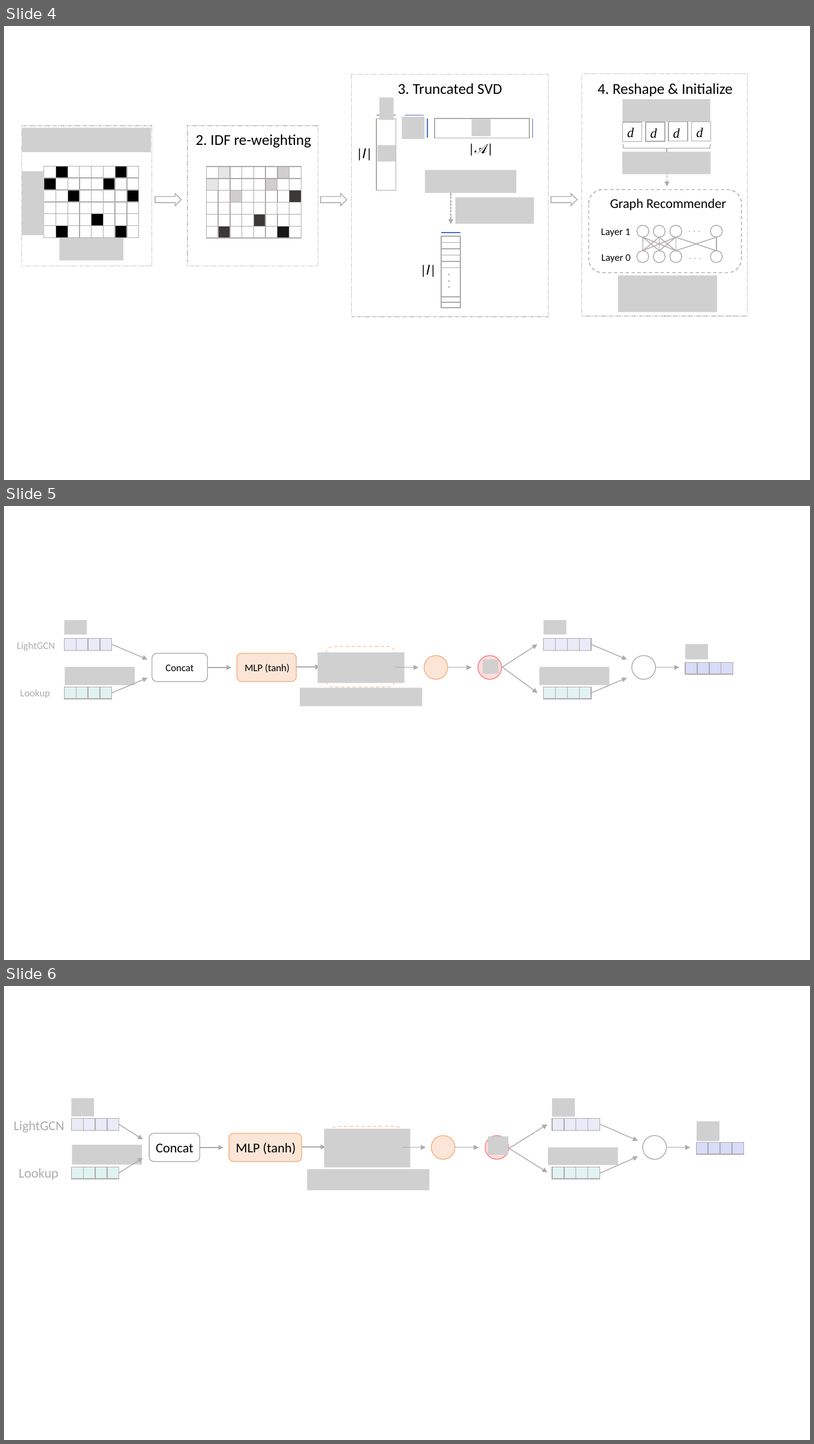
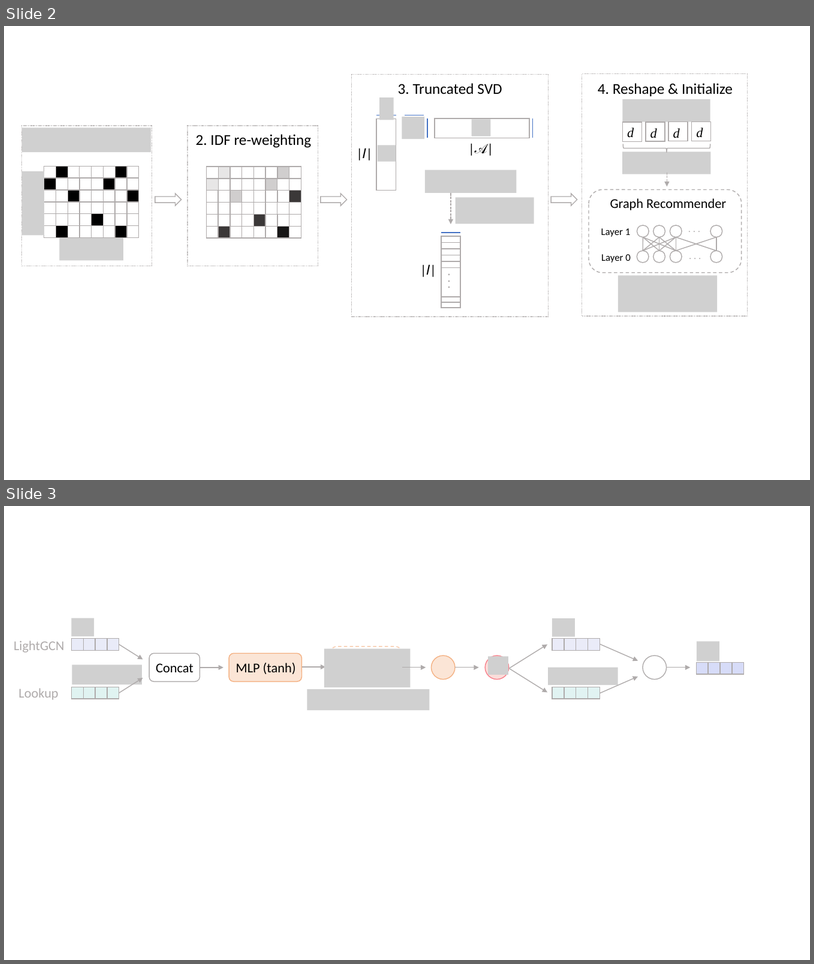
Before and after one commit to beckyhsuxp/RA-GARK, a slide deck: Document/graph/gragh.pptx. Shown one above the other, each under a label of ours: slides 4, 5 and 6 before the commit, slides 2 and 3 after it. The pictures are 814x1444 and 814x964 pixels, drawn with LibreOffice and Linux fonts; fonts in the diff are those of the drawing; grey boxes stand for pictures; background and template pictures are left out. Boxes give left, top, right and bottom in pixels: in the first picture for what was removed or moved away, otherwise in the second. Text is boxed around its words. In the diff, an @@ line names an element or a change of style, - is before the commit and + after.

```diff
--- a/Document/graph/gragh.pptx
+++ b/Document/graph/gragh.pptx
@@ slide 5 removed at (4,506,810,960), background #FFFFFF @@
@@ text removed at (17,642,55,651) @@
-LightGCN
@@ group removed at (65,621,112,651): 3 lines, 1 picture, 1 rectangle @@
@@ arrow removed from (111, 645) to (147, 660) @@
@@ rounded rectangle removed at (326,646,395,687) @@
@@ arrow removed from (502, 667) to (537, 645) @@
@@ group removed at (544,621,592,651): 3 lines, 1 picture, 1 rectangle @@
@@ arrow removed from (591, 645) to (627, 660) @@
@@ rounded rectangle removed at (152,653,208,681) @@
@@ text removed at (165,664,194,671) @@
-Concat
@@ arrow removed from (208, 667) to (231, 667) @@
@@ rounded rectangle removed at (237,653,296,681) @@
@@ text removed at (245,664,290,672) @@
-MLP (tanh)
@@ arrow removed from (297, 667) to (320, 667) @@
@@ picture removed at (318,652,404,682) @@
@@ arrow removed from (395, 667) to (419, 667) @@
@@ ellipse removed at (425,655,448,679) @@
@@ arrow removed from (448, 667) to (472, 667) @@
@@ ellipse removed at (478,655,502,679) @@
@@ picture removed at (483,660,499,674) @@
@@ arrow removed from (503, 666) to (538, 693) @@
@@ ellipse removed at (633,655,656,679) @@
@@ arrow removed from (656, 667) to (680, 667) @@
@@ group removed at (686,644,734,674): 3 lines, 1 picture, 1 rectangle @@
@@ arrow removed from (111, 693) to (147, 678) @@
@@ arrow removed from (591, 693) to (627, 678) @@
@@ text removed at (20,689,50,698) @@
-Lookup
@@ group removed at (65,667,135,699): 3 lines, 1 picture, 1 rectangle @@
@@ picture removed at (300,687,422,706) @@
@@ group removed at (540,667,610,699): 3 lines, 1 picture, 1 rectangle @@
@@ what was slide 4 is now slide 2 @@
@@ what was slide 6 is now slide 3 @@
```
Also in this commit, not shown: 1 slide changed, 2 other slides removed, 3 other files.
